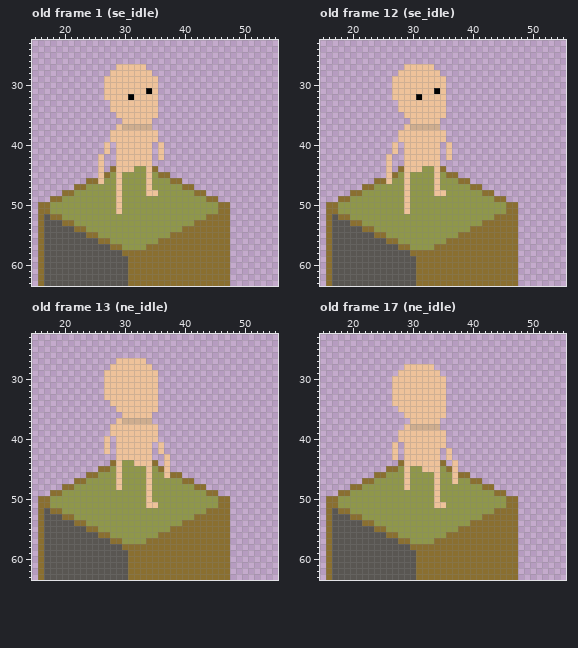
Two versions of one pixel-art file, Assets/Sprites/Player/Pimple Sete.aseprite. The picture above was drawn from the file before the commit.
64x64 pixels, 40 frames. Colours within 5 levels of each other are drawn and written as one. Shown: old frame 1 (se_idle): x 15..55, y 23..63; old frame 12 (se_idle): x 15..55, y 23..63; old frame 13 (ne_idle): x 15..55, y 23..63; old frame 17 (ne_idle): x 15..55, y 23..63. The commit also changed other frames, which this record leaves out.
And afterwards:
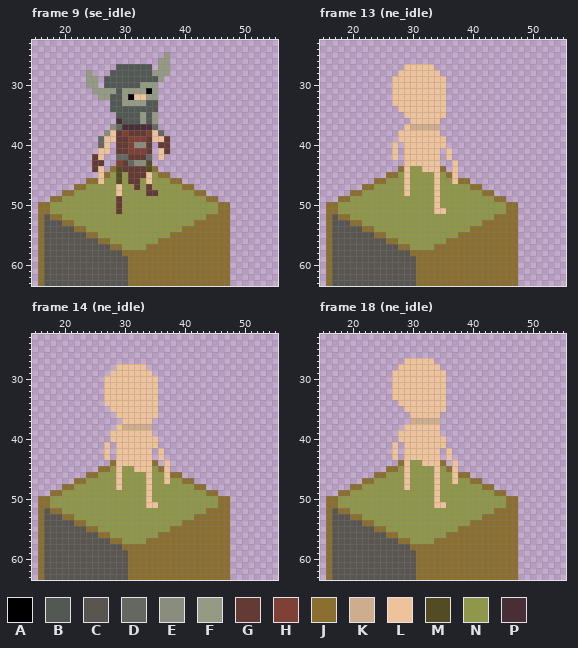
Palette (. is transparent): A #000000  B #525854  C #595652  D #656861  E #8a8c7d  F #949a84  G #633a34  H #7f4035  J #8a6f30  K #cead8f  L #eec29a  M #524b24  N #8f974a  P #482f36
A new or re-ordered frame is compared with the old frame closest to it.
Difference:
frames 40 -> 50
layer "Body Gear" now shown
layer "Head Gear" now shown
Changed rows in their new state; - is an unchanged pixel.
Frame 9 (se_idle) is new; against old frame 1 (se_idle), layers "Head Gear", "Body Gear":
first column x 24:
25 -------------F
26 ------------FF
27 -----BBBBBB-FF
28 F---BBBBBBBFFF
29 FF-BBBBBBBBBF-
30 FF-BBBBBBFFF--
31 -FFFFBFFFF-F--
32 --FFBBF---FF--
33 ----BBFFFFBB--
34 ----BBBBBBBB--
35 -----BBBBFBF--
36 -----PBBBFBF--
37 ----EDPPPPPD--
38 ---E-GHGGGH-D-
39 --DL-GGHHHG-LG
40 --D--GGHEEG-GG
41 --L--GGHHHG--G
42 -G---DDGGGD---
43 -GG--HGDEEM---
44 -G---MGGGGM---
45 -----M-GGG----
46 -----M-GG-----
47 --------G-G---
48 ----------GG--
49 -----G--------
50 -----G--------
51 -----G--------
Frame 13 (ne_idle) against old frame 12 (se_idle), layers "Head", "Body":
first column x 27:
31 -------L
32 ----L---
33 L-------
first column x 26:
38 ---------.--
40 ---------L.-
42 .L----------
43 .----------L
44 .---NNLL---L
45 J----------L
46 N----------L
48 ---------N--
49 ---N----L---
50 ---N----L---
51 ---N----LL--
Frame 14 (ne_idle) against old frame 13 (ne_idle), layers "Head", "Body":
first column x 27:
27 --.....--
28 -.-----.-
29 .-------.
first column x 27:
34 L----------
35 -L---------
36 --L-----L--
37 --.LLLLL---
38 -.-KKKKK.--
39 --------.--
40 .L---------
41 --------L.-
43 L--------L.
44 ---LL------
45 -----LL----
47 ----------L
Frame 18 (ne_idle) against old frame 17 (ne_idle), layers "Head", "Body":
first column x 27:
27 --LLLLL--
28 -L-----L-
29 L-------L
first column x 27:
34 .--------
35 -.-------
36 --.-----.
37 ---KKKKK-
38 ---LLLLL-
39 --------.
first column x 30:
44 NN--
45 --NN
